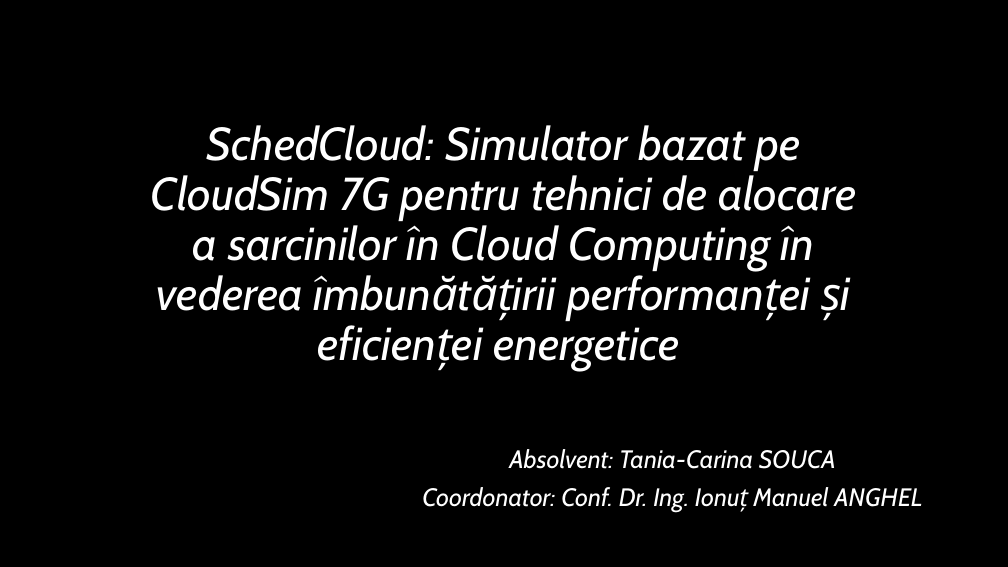
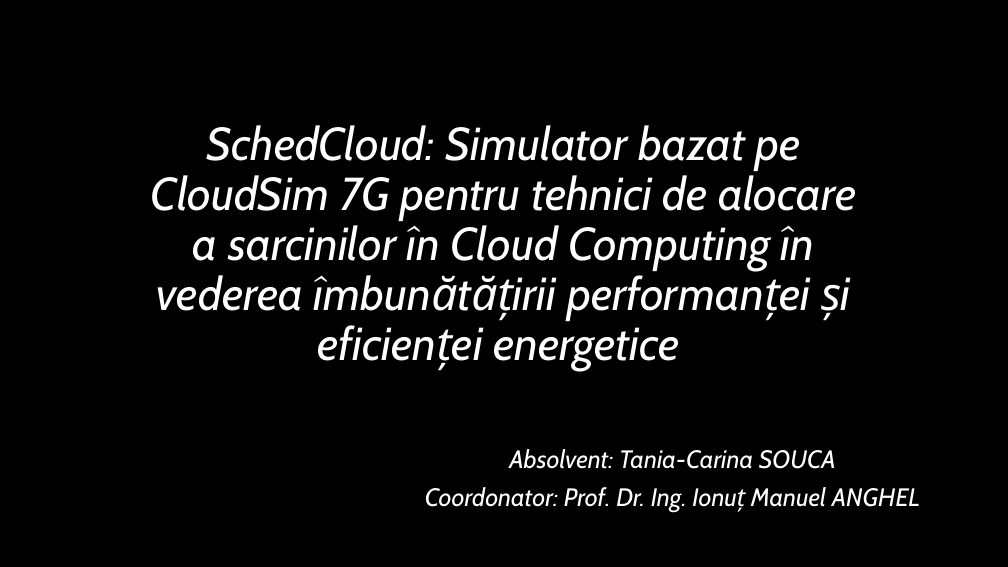
Before and after one commit to TaniaCarina/SchedCloud, a slide deck: slide 1 of prezentare.pptx. Drawn at 1008x567 pixels with LibreOffice and Linux fonts; fonts in the diff are those of the drawing; background and template pictures are left out. Boxes give left, top, right and bottom in pixels: in the first picture for what was removed or moved away, otherwise in the second. Text is boxed around its words. In the diff, an @@ line names an element or a change of style, - is before the commit and + after.

```diff
--- a/prezentare.pptx
+++ b/prezentare.pptx
@@ subtitle at [425, 487, 920, 512]: text changed @@
-Coordonator: Conf. Dr. Ing. Ionuț Manuel ANGHEL
+Coordonator: Prof. Dr. Ing. Ionuț Manuel ANGHEL
```
Also in this commit, not shown: 7 other slides changed, 2 slides added, 1 slide removed, 40 other files.
